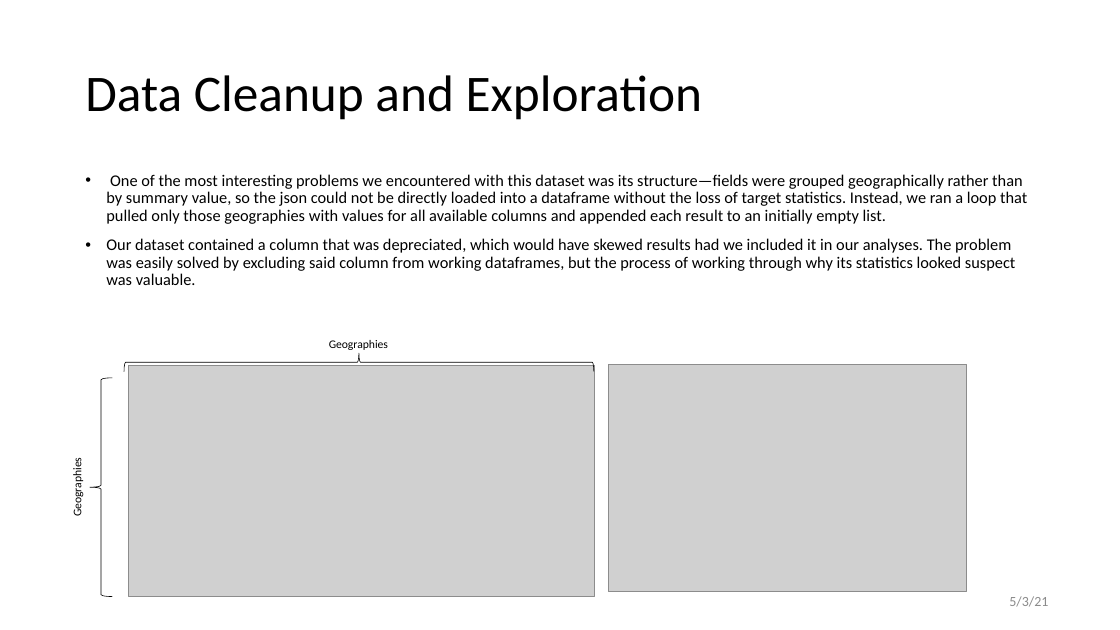
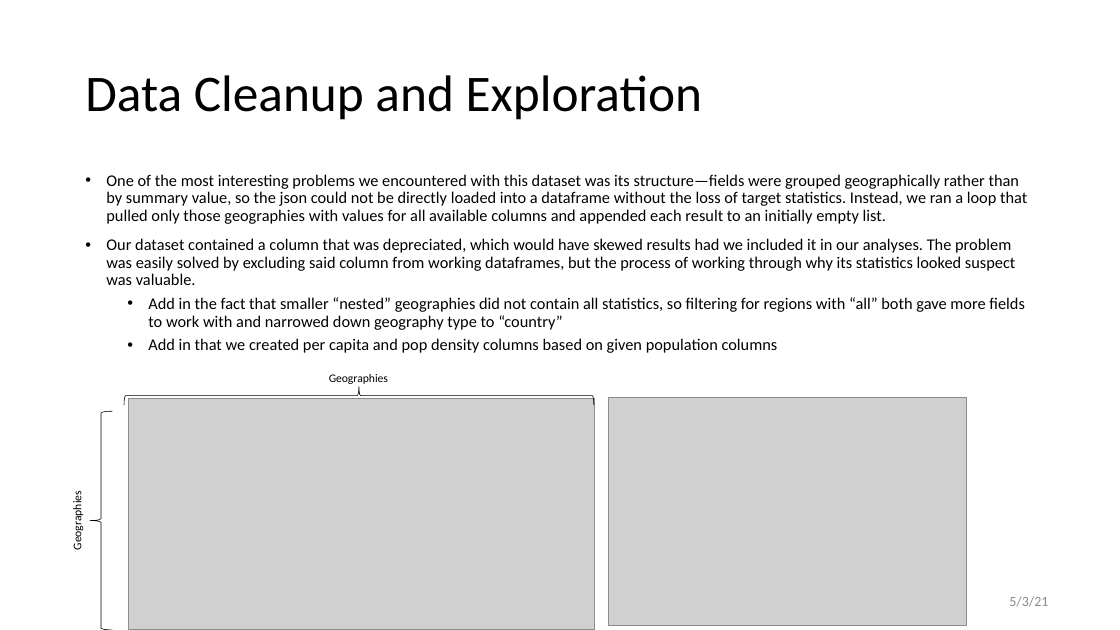
Before and after one commit to grantbot/Project-1, a slide deck: slide 4 of Presentation.pptx. Drawn at 1120x630 pixels with LibreOffice and Linux fonts; fonts in the diff are those of the drawing; grey boxes stand for pictures; background and template pictures are left out. Boxes give left, top, right and bottom in pixels: in the first picture for what was removed or moved away, otherwise in the second. Text is boxed around its words. In the diff, an @@ line names an element or a change of style, - is before the commit and + after.

```diff
--- a/Presentation.pptx
+++ b/Presentation.pptx
@@ text at bbox=[148, 297, 1025, 353]: paragraphs added @@
+  • Add in the fact that smaller “nested” geographies did not contain all statistics, so filtering for regions with “all” both gave more fields to work with and narrowed down geography type to “country”
+  • Add in that we created per capita and pop density columns based on given population columns
@@ 2 texts, 2 right braces, 1 picture: place and size @@
-2 texts, 2 right braces, 1 picture at bbox=[70, 340, 595, 597]
+2 texts, 2 right braces, 1 picture at bbox=[70, 374, 595, 630]
@@ picture: place and size @@
-picture at bbox=[608, 365, 967, 592]
+picture at bbox=[608, 397, 967, 625]
```
Also in this commit, not shown: 5 other slides changed, 3 slides added.
